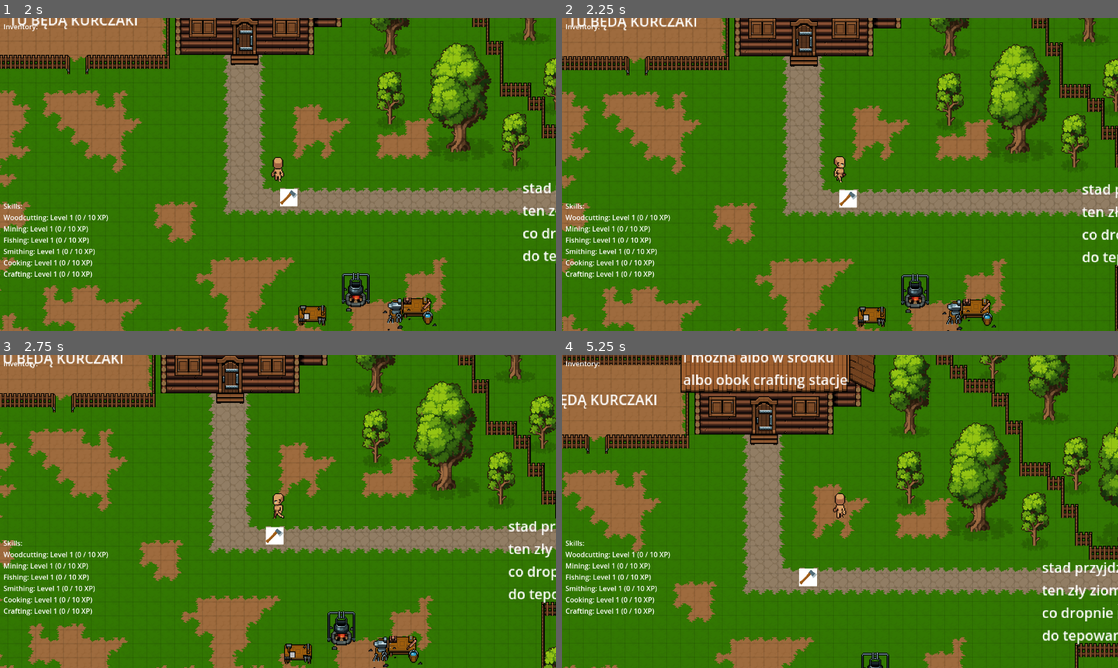
Above: before the commit, frames 1-4 (two rows, left to right).
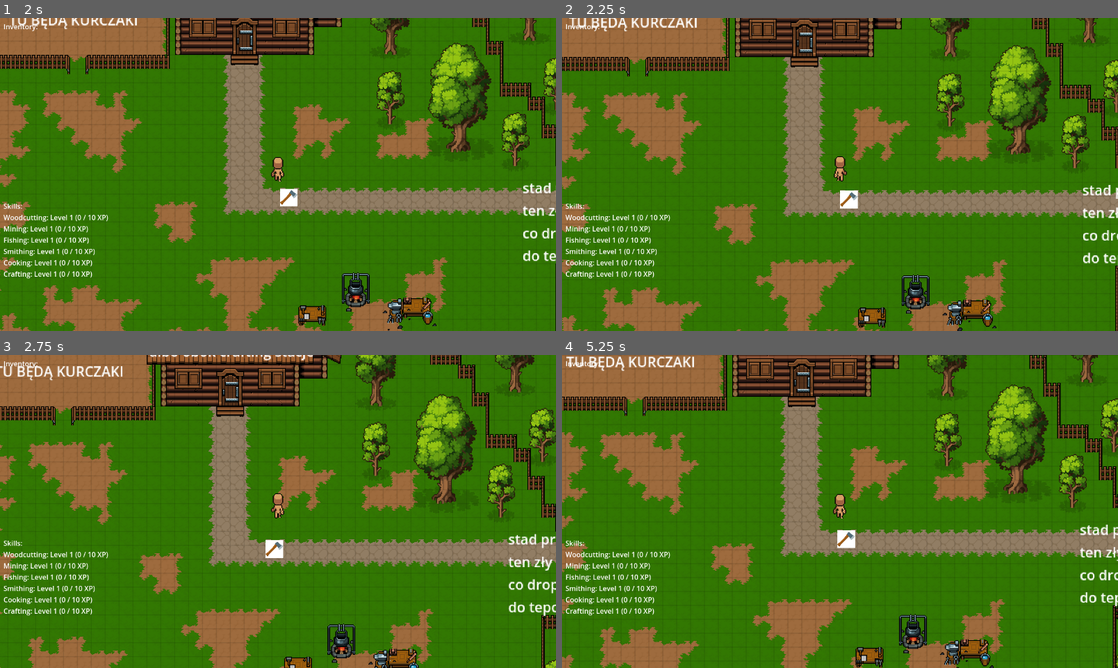
Above: after the commit, the same moments.

Repository: Stroin/2DScape
Game: Godot game, scene res://Scenes/KelduinTest.tscn
The game is run twice, just before and just after one commit, with the same random seed, the same clock (stepped at 60 frames per second) and the same inputs. The project has no main scene, so this scene is started directly.
Inputs (mouse positions are in pixels of both pictures, inside the frame that each line leads up to):
- Up to frame 1 (2 s): tap Enter at 0.5 s; drag from (489, 71) to (272, 21) at 0.52 s; drag from (528, 124) to (405, 80) at 1.27 s
- Up to frame 2 (2.25 s): move the mouse to (951, 96) at 2.02 s; click (951, 96) at 2.17 s
- Up to frame 3 (2.75 s): no input
- Up to frame 4 (5.25 s): drag from (1106, 420) to (940, 436) at 2.77 s; drag from (945, 358) to (945, 439) at 3.52 s; drag from (1067, 358) to (1056, 498) at 4.27 s; move the mouse to (878, 667) at 5.02 s; click (878, 667) at 5.17 s

Frame 1 is identical in both runs. In frame 2, 10% of the frame differs, in the area x 0-100%, y 0-100%; in frame 3, 29%; in frame 4, 53%.

Commit message:
Oak_Tree_Fix

Diff:
--- a/Prefabs/Tilemap_Prefabs/Trees/Oak/Oak_Big.tscn
+++ b/Prefabs/Tilemap_Prefabs/Trees/Oak/Oak_Big.tscn
@@ -6,7 +6,7 @@
 [ext_resource type="Texture2D" uid="uid://pkevpqecjxv3" path="res://Assets/Environment/Props/Static/Shadows.png" id="4_3v6cn"]
 
 [sub_resource type="RectangleShape2D" id="RectangleShape2D_thrd6"]
-size = Vector2(80, 128)
+size = Vector2(79.99, 127.99)
 
 [node name="Area2D" type="Area2D"]
 script = ExtResource("1_ppe6s")
--- a/Prefabs/Tilemap_Prefabs/Trees/Oak/Oak_Medium.tscn
+++ b/Prefabs/Tilemap_Prefabs/Trees/Oak/Oak_Medium.tscn
@@ -6,7 +6,7 @@
 [ext_resource type="Texture2D" uid="uid://b1b7oe482hjuk" path="res://Assets/Environment/Props/Static/Trees/Model_01/Size_03.png" id="3_kvxyc"]
 
 [sub_resource type="RectangleShape2D" id="RectangleShape2D_thrd6"]
-size = Vector2(48, 96)
+size = Vector2(47.99, 95.99)
 
 [node name="Area2D" type="Area2D"]
 script = ExtResource("1_g8w3r")
--- a/Prefabs/Tilemap_Prefabs/Trees/Oak/Oak_Small.tscn
+++ b/Prefabs/Tilemap_Prefabs/Trees/Oak/Oak_Small.tscn
@@ -6,7 +6,7 @@
 [ext_resource type="Texture2D" uid="uid://pkevpqecjxv3" path="res://Assets/Environment/Props/Static/Shadows.png" id="3_03wmo"]
 
 [sub_resource type="RectangleShape2D" id="RectangleShape2D_thrd6"]
-size = Vector2(32, 64)
+size = Vector2(31.99, 63.99)
 
 [node name="Area2D" type="Area2D"]
 script = ExtResource("1_6h5yr")
